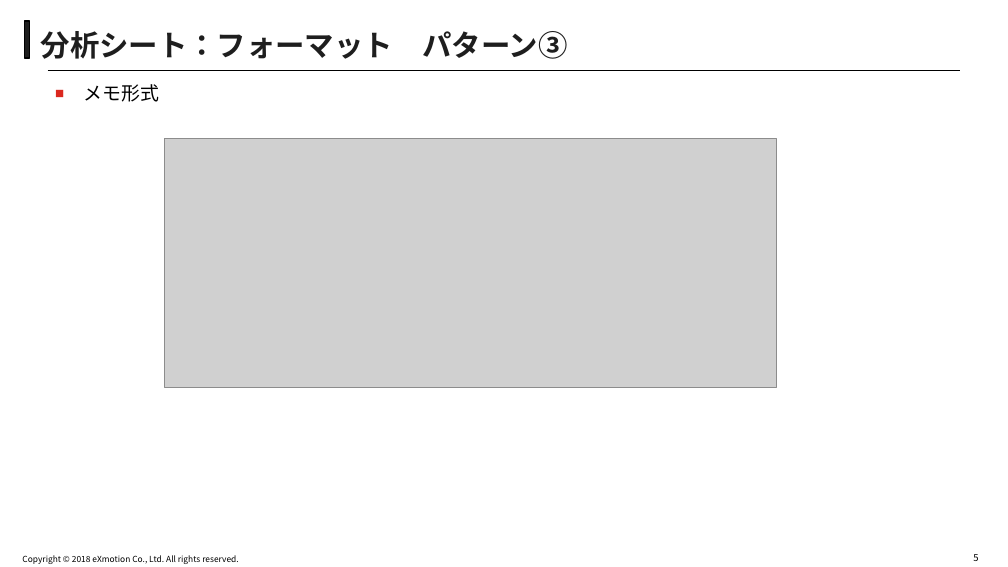
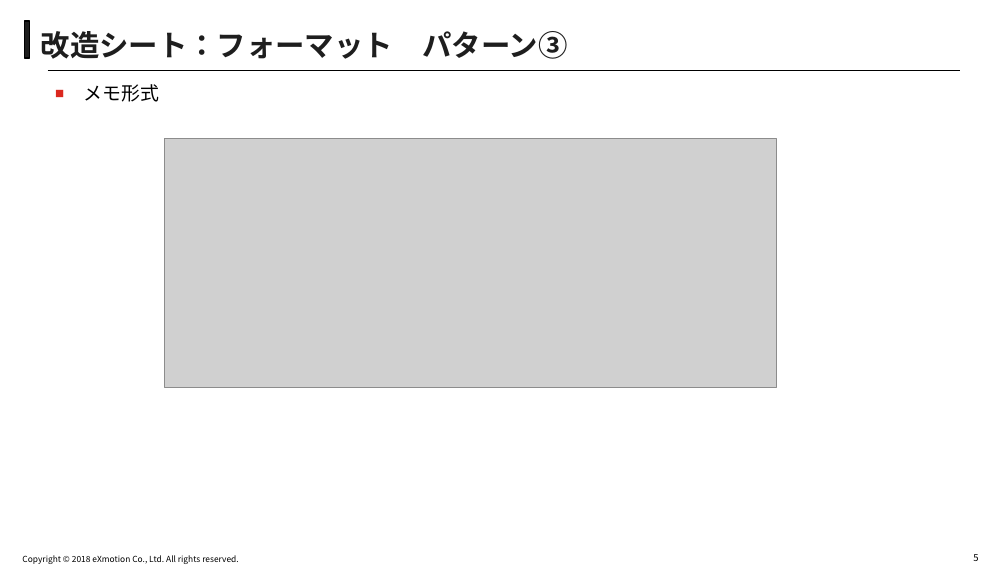
Before and after one commit to akirasueyoshi/nikon_work, a slide deck: slide 5 of 改造シート_exmPC.pptx. Drawn at 1008x567 pixels with LibreOffice and Linux fonts; fonts in the diff are those of the drawing; grey boxes stand for pictures; background and template pictures are left out. Boxes give left, top, right and bottom in pixels: in the first picture for what was removed or moved away, otherwise in the second. Text is boxed around its words. In the diff, an @@ line names an element or a change of style, - is before the commit and + after.

```diff
--- a/改造シート_exmPC.pptx
+++ b/改造シート_exmPC.pptx
@@ title at [41,31,567,59]: text changed @@
-分析シート：フォーマット パターン③
+改造シート：フォーマット パターン③
```
Also in this commit, not shown: 6 other slides changed.
